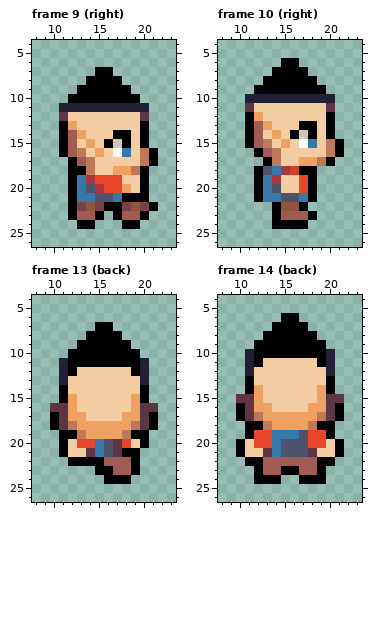
Two states of a pixel-art file, assets/characters/base/move.aseprite. Above, as it was before the edit.
32x32 pixels, 16 frames. Colours within 5 levels of each other are drawn and written as one. Shown: frame 9 (right): x 8..23, y 4..26; frame 10 (right): x 8..23, y 4..26; frame 13 (back): x 8..23, y 4..26; frame 14 (back): x 8..23, y 4..26. The commit also changed other frames, which this record leaves out.
Now the later version:
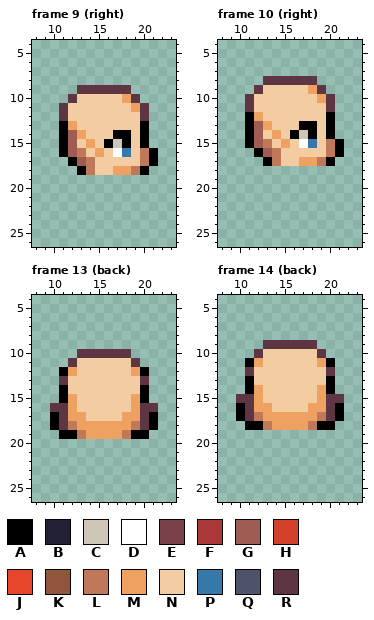
Palette (. is transparent): A #000000  B #222034  C #cfc6b8  D #ffffff  E #7a4248  F #aa3838  G #a05b53  H #d24129  J #e7462a  K #8f563b  L #bf7958  M #eea160  N #f4cca1  P #3678a9  Q #4e536b  R #5e3643
The edit:
layer "legs/default" now hidden
layer "pants/brown" now hidden
layer "torso/default" now hidden
layer "shirt/red_blue" now hidden
layer "face/male" now hidden
layer "hair/mohawk" now hidden
Frame 9 (right):
y 7: x 15..16 AA -> ..
y 8: x 14..17 AAAA -> ....
y 9: x 13..18 AAAAAA -> RRRRRR
y 10: x 12..19 AAAAAAAA -> RNNNNNMR
y 11: x 11..20 BBBBBBBBBB -> RNNNNNNNMR
y 18: x 12 A -> .
y 19: x 12..20 APFJJJNNA -> .........
y 20: x 12..20 APQFJJMNA -> .........
y 21: x 12..20 APPQQPAAA -> .........
y 22: x 12..21 AEKEAAEKEA -> ..........
y 23: x 12..15 AGGA -> ....; x 17..20 AGGA -> ....
y 24: x 13..14 AA -> ..; x 18..19 AA -> ..
Frame 10 (right):
y 6: x 15..16 AA -> ..
y 7: x 14..17 AAAA -> ....
y 8: x 13..18 AAAAAA -> RRRRRR
y 9: x 12..19 AAAAAAAA -> RNNNNNMR
y 10: x 11..20 BBBBBBBBBB -> RNNNNNNNMR
y 18: x 12..18 AQPFHAA -> .......
y 19: x 12..18 APFNNJA -> .......
y 20: x 12..18 APQNNJA -> .......
y 21: x 12..18 APPQQPA -> .......
y 22: x 14..17 AKKA -> ....
y 23: x 14..18 AGGGA -> .....
y 24: x 14..17 AAAA -> ....
Frame 13 (back):
y 7: x 15..16 AA -> ..
y 8: x 14..17 AAAA -> ....
y 9: x 13..18 AAAAAA -> ......
y 10: x 12..19 AAAAAAAA -> .RRRRRR.
y 11: x 11..20 BAAAAAAAAB -> .RNNNNNNR.
y 12: x 11..12 BA -> AM; x 19..20 AB -> MA
y 13: x 11 B -> R; x 20 B -> R
y 20: x 11..20 ANJJPQRJNA -> ..........
y 21: x 11..19 ANNRPQRAA -> .........
y 22: x 12..19 AAAAGGGA -> ........
y 23: x 15..19 AAGGA -> .....
y 24: x 16..18 AAA -> ...
Frame 14 (back):
y 6: x 15..16 AA -> ..
y 7: x 14..17 AAAA -> ....
y 8: x 13..18 AAAAAA -> ......
y 9: x 12..19 AAAAAAAA -> .RRRRRR.
y 10: x 11..20 BAAAAAAAAB -> .RNNNNNNR.
y 11: x 11..12 BA -> AM; x 19..20 AB -> MA
y 12: x 11 B -> R; x 20 B -> R
y 19: x 11..20 AJJPPPQJJA -> ..........
y 20: x 10..21 ANJJPQQQJJNA -> ............
y 21: x 10..21 ANNRPQQQRNNA -> ............
y 22: x 11..20 AAGGGGGGAA -> ..........
y 23: x 12..19 AGGAAGGA -> ........
y 24: x 12..14 AAA -> ...; x 17..19 AAA -> ...
Changed places in both pictures, as pixel boxes (x1, y1, x2, y2):
changed: (59, 67, 149, 112)
erased: (68, 166, 158, 229)
changed: (245, 58, 335, 103)
erased: (254, 166, 317, 229)
changed: (59, 322, 149, 385)
erased: (59, 439, 149, 484)
changed: (245, 313, 335, 376)
erased: (236, 430, 344, 484)
